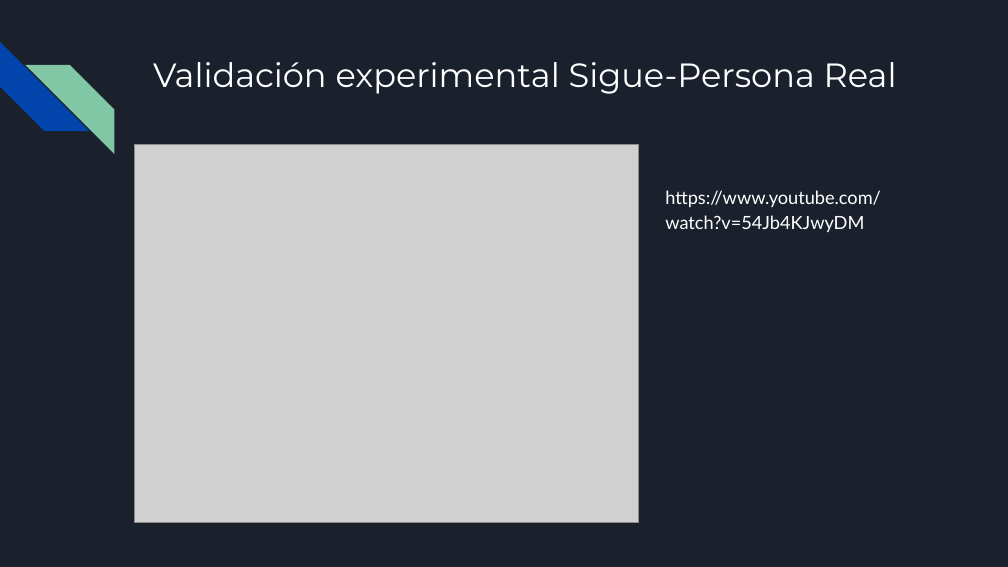
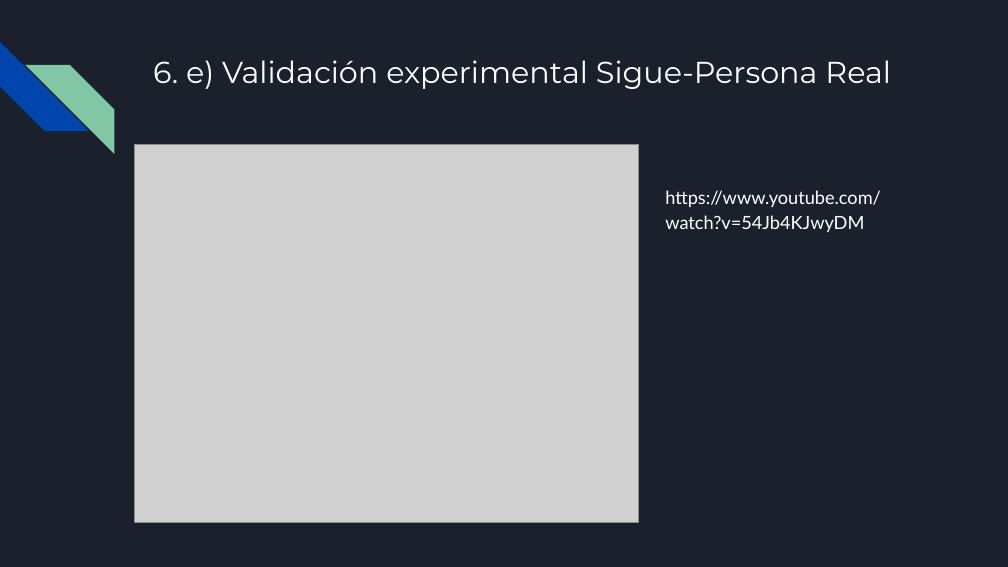
Before and after one commit to RoboticsLabURJC/2021-tfg-carlos-caminero, a slide deck: slide 19 of presentacion/presentacion.pptx. Drawn at 1008x567 pixels with LibreOffice and Linux fonts; fonts in the diff are those of the drawing; grey boxes stand for pictures. Boxes give left, top, right and bottom in pixels: in the first picture for what was removed or moved away, otherwise in the second. Text is boxed around its words. In the diff, an @@ line names an element or a change of style, - is before the commit and + after.

```diff
--- a/presentacion/presentacion.pptx
+++ b/presentacion/presentacion.pptx
@@ title at <box>153,60,891,89</box>: text changed; size 24 to 21.6 pt @@
-Validación experimental Sigue-Persona Real
+6. e) Validación experimental Sigue-Persona Real
```
Also in this commit, not shown: 18 other slides changed, 1 other file.
